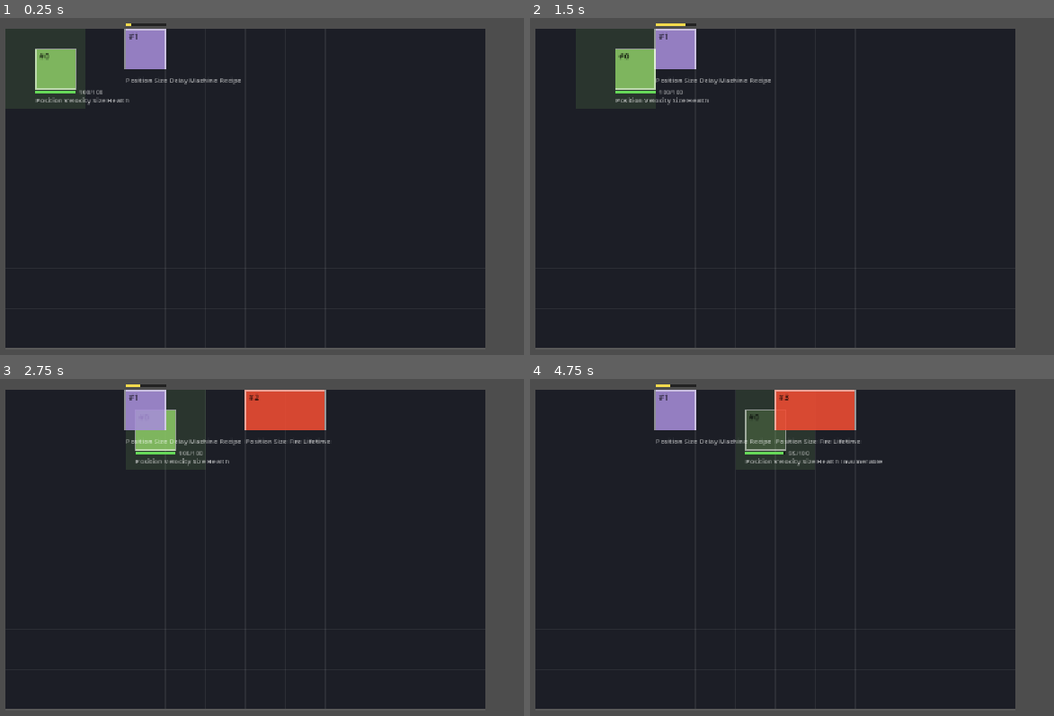
Above: before the commit, frames 1-4 (two rows, left to right).
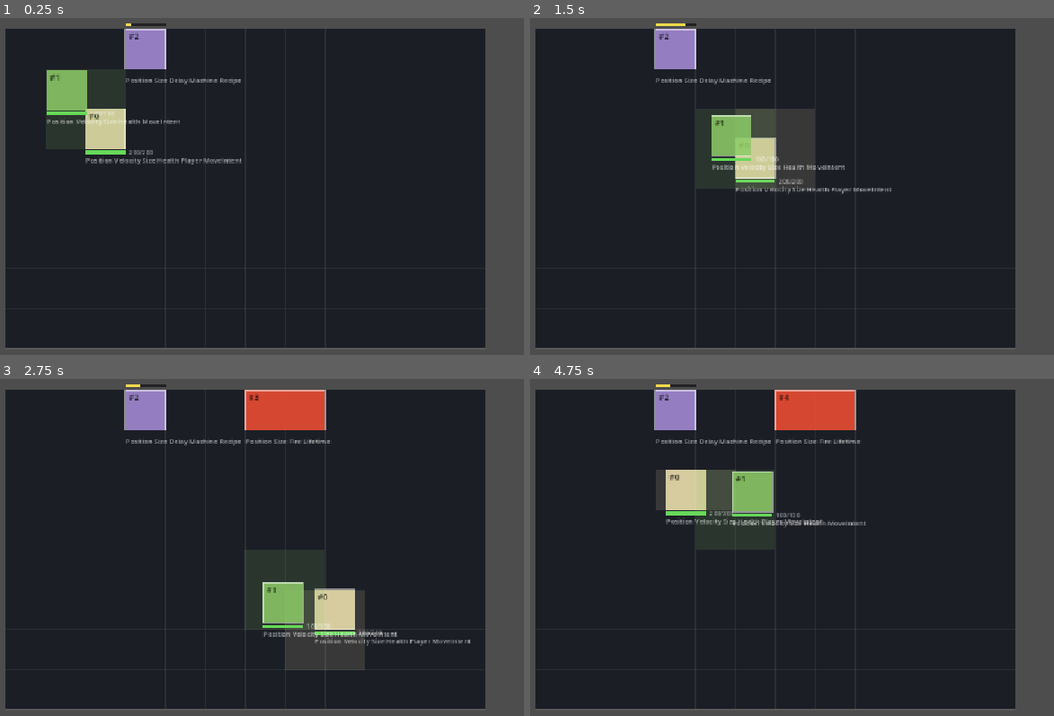
Above: after the commit, the same moments.

Repository: Ahingg/amalgaform
Game: Godot game, scene res://view/main.tscn
The game is run twice, just before and just after one commit, with the same random seed, the same clock (stepped at 60 frames per second) and the same inputs.
Inputs (mouse positions are in pixels of both pictures, inside the frame that each line leads up to):
- Up to frame 1 (0.25 s): no input
- Up to frame 2 (1.5 s): move the mouse to (1022, 179) at 0.52 s; hold D 0.53-1.28 s; click (1022, 179) at 0.67 s; move the mouse to (723, 220) at 1.27 s; hold S from 1.28 s (still down)
- Up to frame 3 (2.75 s): move the mouse to (408, 473) at 2.02 s; release S at 2.03 s; hold D from 2.03 s (still down)
- Up to frame 4 (4.75 s): move the mouse to (828, 641) at 2.77 s; release D at 2.78 s; hold W 2.78-3.53 s; click (828, 641) at 2.92 s; move the mouse to (outside the picture) at 3.52 s; hold A from 3.53 s (still down); move the mouse to (650, 500) at 4.27 s

The runs differ from the first frame. In frame 1, 3.0% of the frame differs, in the area x 6-47%, y 4-44%; in frame 2, 5.7%, in the area x 16-69%, y 4-53%; in frame 3, 5.5%; in frame 4, 4.7%.

Commit message:
Player bergerak, musuh mengejar, dan tiga timer disatukan
TimerSystem menggantikan DelaySystem, LifetimeSystem, dan InvulnerabilitySystem.
Yang berbeda antar timer disimpan sebagai data (`on_expire` berisi komponen yang
ditempel saat habis), jadi sistemnya tidak pernah bercabang berdasarkan jenis
timer. Menambah timer baru sekarang satu baris di daftar TIMERS.

IntentSystem sengaja tidak mengunci diri ke Player: apa pun yang punya
MoveIntent + Velocity + Speed akan digerakkan. Karena itu ChaseSystem cukup
menulis kemauan musuh, dan tidak ada satu pun kode gerak baru yang perlu ditulis
untuk mereka.

Pembagian kecepatan: MoveIntent = arah (vektor satuan), Speed = kemampuan
(skalar), Velocity = hasil. Dipisah supaya Wet bisa memotong kemampuan jalan
tanpa ikut memotong dorongan knockback.

Lapisan input menulis MoveIntent, bukan Velocity, dengan alasan yang sama.

Co-Authored-By: Claude Opus 5 <noreply@anthropic.com>
Claude-Session: https://claude.ai/code/session_01Qk43F2z5yDt92vTyEtoTz3

Diff:
--- a/challenge-6/sim/comp.gd
+++ b/challenge-6/sim/comp.gd
@@ -20,3 +20,8 @@
 const DAMAGED := "Damaged"
 
 const DEAD := "Dead"
+
+const PLAYER := "Player"
+const MOVE_INTENT := "MoveIntent"
+const SPEED := "Speed"
+const CHASE := "Chase"
--- a/challenge-6/sim/components/make.gd
+++ b/challenge-6/sim/components/make.gd
@@ -11,7 +11,7 @@
 	return {"elapsed": 0.0, "duration": duration}
 
 static func lifetime(duration: float) -> Dictionary:
-	return {"elapsed": 0.0, "duration": duration}
+	return {"elapsed": 0.0, "duration": duration, "on_expire": {Comp.DEAD: {}}}
 
 static func invulnerable(duration: float) -> Dictionary:
 	return {"elapsed": 0.0, "duration": duration}
@@ -34,8 +34,14 @@
 static func velocity(speed_x: float, speed_y: float) -> Dictionary:
 	return {"x": speed_x, "y": speed_y}
 
+static func speed(num: float) -> Dictionary:
+	return {"value": num}
+
 static func size(width: float, height: float) -> Dictionary:
 	return {"w": width, "h": height}
 
 static func health(amount: int) -> Dictionary:
 	return {"current": amount, "max": amount};
+
+static func move_intent(x: float, y: float) -> Dictionary:
+	return {"x": x, "y": y}
--- a/challenge-6/sim/spawn.gd
+++ b/challenge-6/sim/spawn.gd
@@ -29,19 +29,20 @@
 	world: World,
 	x: float, y: float,
 	hp: int,
-	speed_x: float = 1.0, speed_y: float = 0.0,
+	speed: float = 3.0,
 	w: float = 1.0, h: float = 1.0
 ) -> int:
 	var e := world.add_entity()
 	world.attach_component(Comp.POSITION, e, Make.position(x, y))
 	world.attach_component(Comp.SIZE, e, Make.size(w, h))
-	world.attach_component(Comp.VELOCITY, e, Make.velocity(speed_x, speed_y))
+	world.attach_component(Comp.VELOCITY, e, Make.velocity(0.0, 0.0))
 	world.attach_component(Comp.HEALTH, e, Make.health(hp))
+	world.attach_component(Comp.MOVE_INTENT, e, Make.move_intent(0.0, 0.0))
+	world.attach_component(Comp.SPEED, e, Make.speed(speed))
+	world.attach_component(Comp.CHASE, e)
 	return e
 
 
-# The machine starts with a Delay already attached, so its first shot lands one
-# full interval after the round begins instead of on frame one.
 static func machine(
 	world: World,
 	x: float, y: float,
@@ -57,3 +58,18 @@
 	world.attach_component(Comp.DELAY, m, Make.delay(interval))
 	world.attach_component(Comp.RECIPE, m, Make.recipe(recipe))
 	return m
+
+static func player(world: World,
+	x: float, y: float,
+	hp: int,
+	speed: float = 4.0,
+	w: float = 1.0, h: float = 1.0,
+) -> int:
+	var e := world.add_entity()
+	world.attach_component(Comp.PLAYER, e)
+	world.attach_component(Comp.POSITION, e, Make.position(x, y))
+	world.attach_component(Comp.SIZE, e, Make.size(w, h))
+	world.attach_component(Comp.HEALTH, e, Make.health(hp))
+	world.attach_component(Comp.VELOCITY, e, Make.velocity(0.0, 0.0))
+	world.attach_component(Comp.SPEED, e, Make.speed(speed))
+	return e
--- /dev/null
+++ b/challenge-6/sim/systems/chase_system.gd
@@ -0,0 +1,18 @@
+class_name ChaseSystem
+extends RefCounted
+
+static func process(world: World, _delta: float) -> void:
+	var entities := world.get_entities_with_comp([Comp.CHASE, Comp.POSITION, Comp.MOVE_INTENT])
+	var player := world.get_entities_with_comp([Comp.PLAYER, Comp.POSITION])
+	if player.is_empty():
+		return
+
+	var target_pos := world.get_component_value(Comp.POSITION, player[0])
+
+	for e in entities:
+		var pos := world.get_component_value(Comp.POSITION, e)
+		var v2d: Vector2 = Vector2(target_pos["x"]-pos["x"], target_pos["y"]-pos["y"]).normalized()
+
+		var intent := world.get_component_value(Comp.MOVE_INTENT, e)
+		intent["x"] = v2d.x
+		intent["y"] = v2d.y
--- a/challenge-6/sim/systems/delay_system.gd
+++ /dev/null
@@ -1,13 +0,0 @@
-class_name DelaySystem
-extends RefCounted
-
-static func process(world: World, delta: float) -> void:
-	# query setiap entity yang punya compnent delay.
-	var entities := world.get_entities_with_comp([Comp.DELAY])
-
-	# key untuk setiap id
-	for e in entities:
-		var comp: Dictionary = world.get_component_value(Comp.DELAY, e)
-		comp["elapsed"] += delta
-		if comp["elapsed"] >= comp["duration"]:
-			world.detach_component(Comp.DELAY, e)
--- /dev/null
+++ b/challenge-6/sim/systems/intent_system.gd
@@ -0,0 +1,13 @@
+class_name IntentSystem
+extends RefCounted
+
+static func process(world: World, _delta: float) -> void:
+	var entities := world.get_entities_with_comp([Comp.VELOCITY, Comp.MOVE_INTENT, Comp.SPEED])
+
+	for e in entities:
+		var intent := world.get_component_value(Comp.MOVE_INTENT, e)
+		var speed := world.get_component_value(Comp.SPEED, e)
+		var v := world.get_component_value(Comp.VELOCITY, e)
+
+		v["x"] = intent["x"] * speed["value"]
+		v["y"] = intent["y"] * speed["value"]
--- a/challenge-6/sim/systems/invulnerability_system.gd
+++ /dev/null
@@ -1,13 +0,0 @@
-class_name InvulnerabilitySystem
-extends RefCounted
-
-
-static func process(world: World, delta: float) -> void:
-	var entities := world.get_entities_with_comp([Comp.INVULNERABLE])
-
-	# key untuk setiap id
-	for e in entities:
-		var comp: Dictionary = world.get_component_value(Comp.INVULNERABLE, e)
-		comp["elapsed"] += delta
-		if comp["elapsed"] >= comp["duration"]:
-			world.detach_component(Comp.INVULNERABLE, e)
--- a/challenge-6/sim/systems/lifetime_system.gd
+++ /dev/null
@@ -1,13 +0,0 @@
-class_name LifetimeSystem
-extends RefCounted
-
-static func process(world: World, delta: float) -> void:
-	var entities := world.get_entities_with_comp([Comp.LIFETIME])
-
-	# key untuk setiap id
-	for e in entities:
-		var comp: Dictionary = world.get_component_value(Comp.LIFETIME, e)
-		comp["elapsed"] += delta
-		if comp["elapsed"] >= comp["duration"]:
-			world.attach_component(Comp.DEAD, e)
-			#world.detach_component(Comp.LIFETME, e)
--- a/challenge-6/sim/systems/sys_manager.gd
+++ b/challenge-6/sim/systems/sys_manager.gd
@@ -2,12 +2,12 @@
 extends RefCounted
 
 static func process(world: World, delta: float) -> void:
-	DelaySystem.process(world, delta)
+	TimerSystem.process(world, delta)
 	MachineSystem.process(world, delta)
+	ChaseSystem.process(world, delta)
+	IntentSystem.process(world, delta)
 	MoveSystem.process(world, delta)
 	FireContactSystem.process(world, delta)
 	BurnSystem.process(world, delta)
 	DamageSystem.process(world, delta)
-	InvulnerabilitySystem.process(world, delta)
-	LifetimeSystem.process(world, delta)
 	DeadSystem.process(world, delta)
--- /dev/null
+++ b/challenge-6/sim/systems/timer_system.gd
@@ -0,0 +1,19 @@
+class_name TimerSystem
+extends RefCounted
+
+const TIMERS := [Comp.DELAY, Comp.LIFETIME, Comp.INVULNERABLE]
+
+static func process(world: World, delta: float) -> void:
+	for type in TIMERS:
+		var entities := world.get_entities_with_comp([type])
+		# key untuk setiap id
+		for e in entities:
+			var comp: Dictionary = world.get_component_value(type, e)
+			comp["elapsed"] += delta
+			if comp["elapsed"] < comp["duration"]:
+				continue
+			world.detach_component(type, e)
+			if comp.has("on_expire"):
+				for key in comp["on_expire"]:
+					var dupe: Dictionary = comp["on_expire"][key].duplicate(true)
+					world.attach_component(key, e, dupe)
--- a/challenge-6/view/main.gd
+++ b/challenge-6/view/main.gd
@@ -20,9 +20,9 @@
 # to be: throw the World away, call this again.
 func build_round() -> void:
 	world = World.new()
-
+	Spawn.player(world, 2.0, 2.0, 200)
 	Spawn.enemy(world, 0.5, 0.5, 100)
-
+#
 	Spawn.machine(world, 3.0, 0.0, 2.0, {
 		Comp.FIRE: Make.fire(5),
 		Comp.POSITION: Make.position(3.0, 0.0),   # relative to the machine
Not shown, added: challenge-6/sim/systems/chase_system.gd.uid
Not shown, removed: challenge-6/sim/systems/delay_system.gd.uid
Not shown, added: challenge-6/sim/systems/intent_system.gd.uid
Not shown, removed: challenge-6/sim/systems/invulnerability_system.gd.uid
Not shown, removed: challenge-6/sim/systems/lifetime_system.gd.uid
Not shown, added: challenge-6/sim/systems/timer_system.gd.uid
Not shown, added: challenge-6/view/player_input.gd.uid
